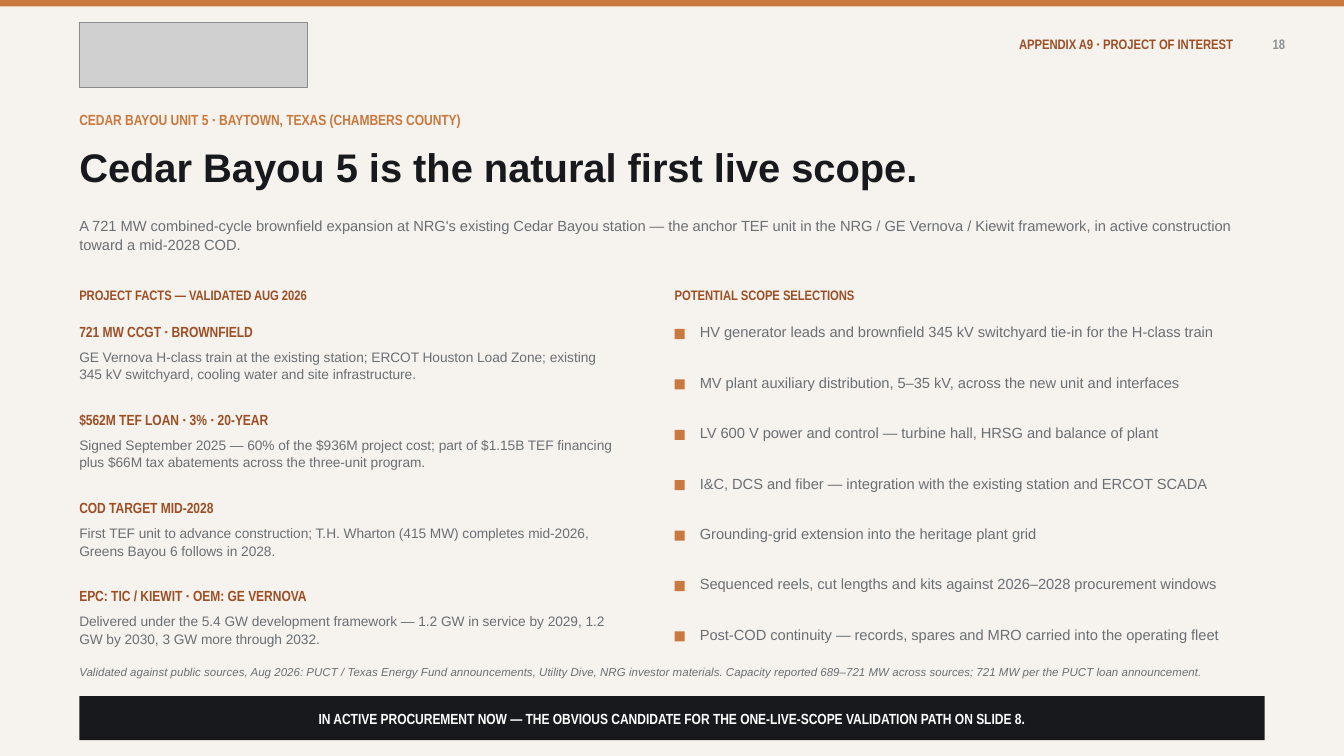
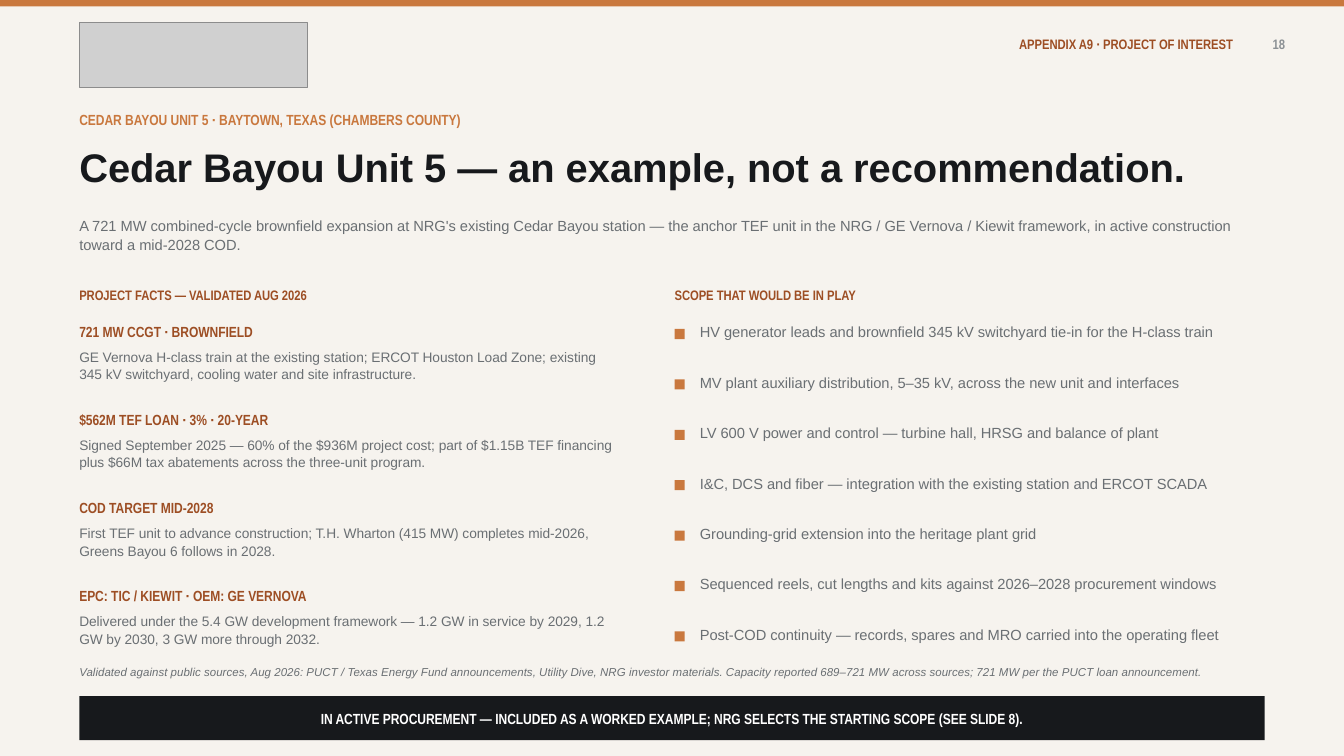
Before and after one commit to shardt87/ln, a slide deck: slide 18 of teaser-rework/Southwire_NRG_Protecting_Time_to_Power_Rev10.pptx. Drawn at 1344x756 pixels with LibreOffice and Linux fonts; fonts in the diff are those of the drawing; grey boxes stand for pictures. Boxes give left, top, right and bottom in pixels: in the first picture for what was removed or moved away, otherwise in the second. Text is boxed around its words. In the diff, an @@ line names an element or a change of style, - is before the commit and + after.

```diff
--- a/teaser-rework/Southwire_NRG_Protecting_Time_to_Power_Rev10.pptx
+++ b/teaser-rework/Southwire_NRG_Protecting_Time_to_Power_Rev10.pptx
@@ text at (79, 153, 1185, 191): text changed @@
-Cedar Bayou 5 is the natural first live scope.
+Cedar Bayou Unit 5 — an example, not a recommendation.
@@ text at (675, 290, 856, 300): text changed @@
-POTENTIAL SCOPE SELECTIONS
+SCOPE THAT WOULD BE IN PLAY
@@ text at (321, 713, 1023, 727): text changed @@
-IN ACTIVE PROCUREMENT NOW — THE OBVIOUS CANDIDATE FOR THE ONE-LIVE-SCOPE VALIDATION PATH ON SLIDE 8.
+IN ACTIVE PROCUREMENT — INCLUDED AS A WORKED EXAMPLE; NRG SELECTS THE STARTING SCOPE (SEE SLIDE 8).
```
Also in this commit, not shown: 1 other slide changed, 2 other files.
